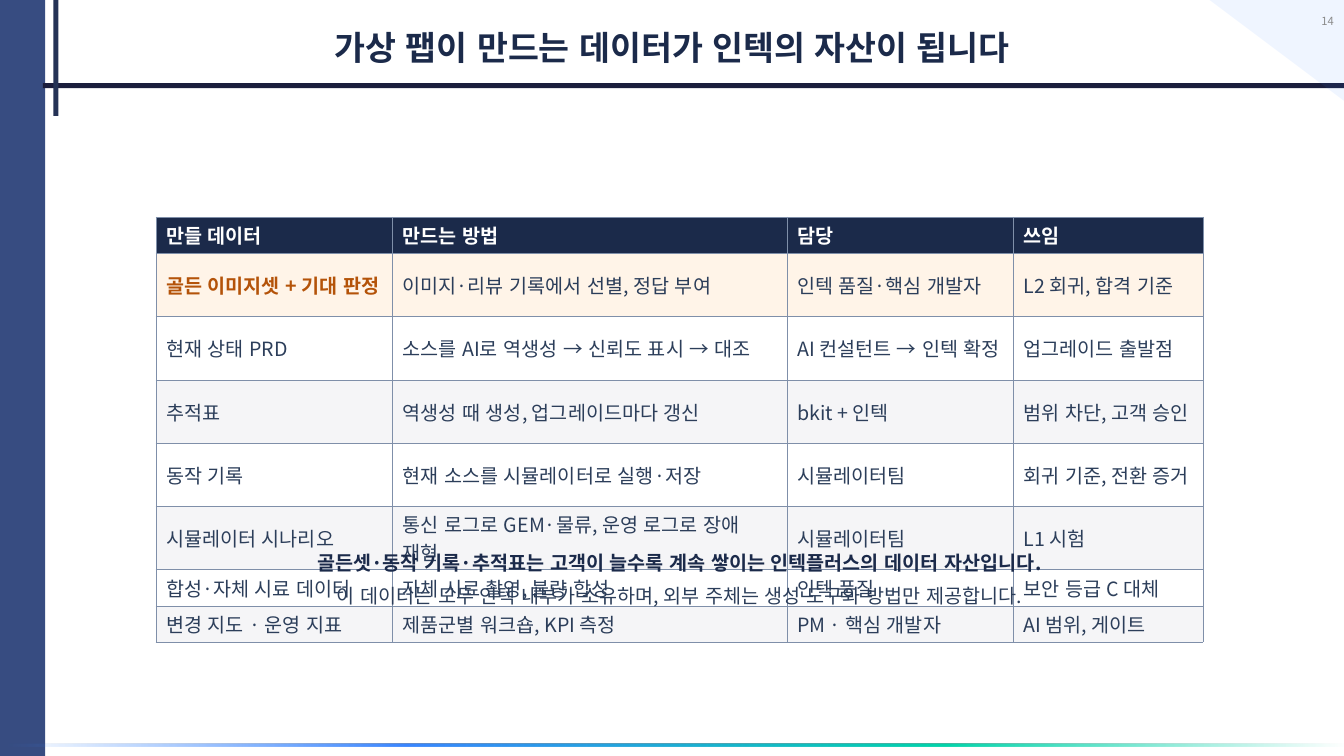
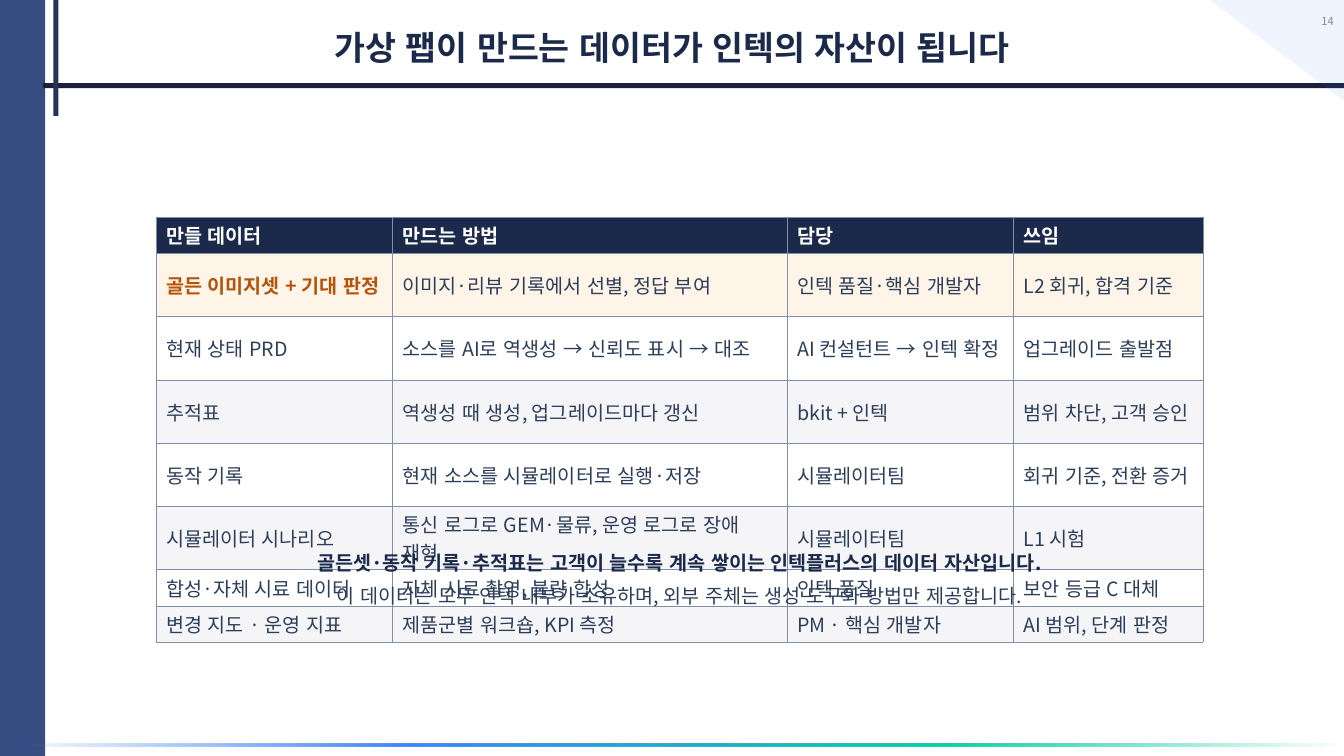
Before and after one commit to donchang07/tmb-2027, a slide deck: slide 14 of deliverables/Intekplus_AI_Upgrade_Proposal.pptx. Drawn at 1344x756 pixels with LibreOffice and Linux fonts; fonts in the diff are those of the drawing. Boxes give left, top, right and bottom in pixels: in the first picture for what was removed or moved away, otherwise in the second. Text is boxed around its words. In the diff, an @@ line names an element or a change of style, - is before the commit and + after.

```diff
--- a/deliverables/Intekplus_AI_Upgrade_Proposal.pptx
+++ b/deliverables/Intekplus_AI_Upgrade_Proposal.pptx
@@ table at (156,217,1204,640) @@
-row 8, column 4: AI 범위, 게이트
+row 8, column 4: AI 범위, 단계 판정
```
Also in this commit, not shown: 11 other slides changed, 8 slides added, 2 slides removed, 2 other files.
